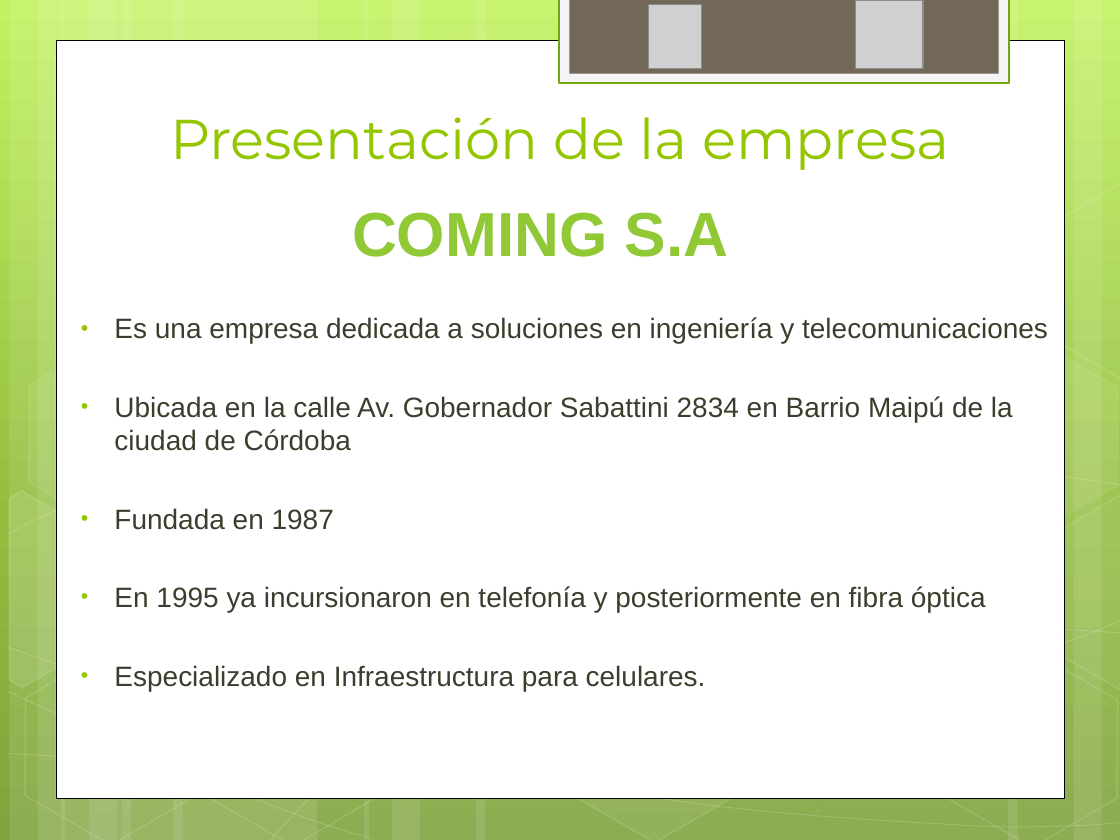
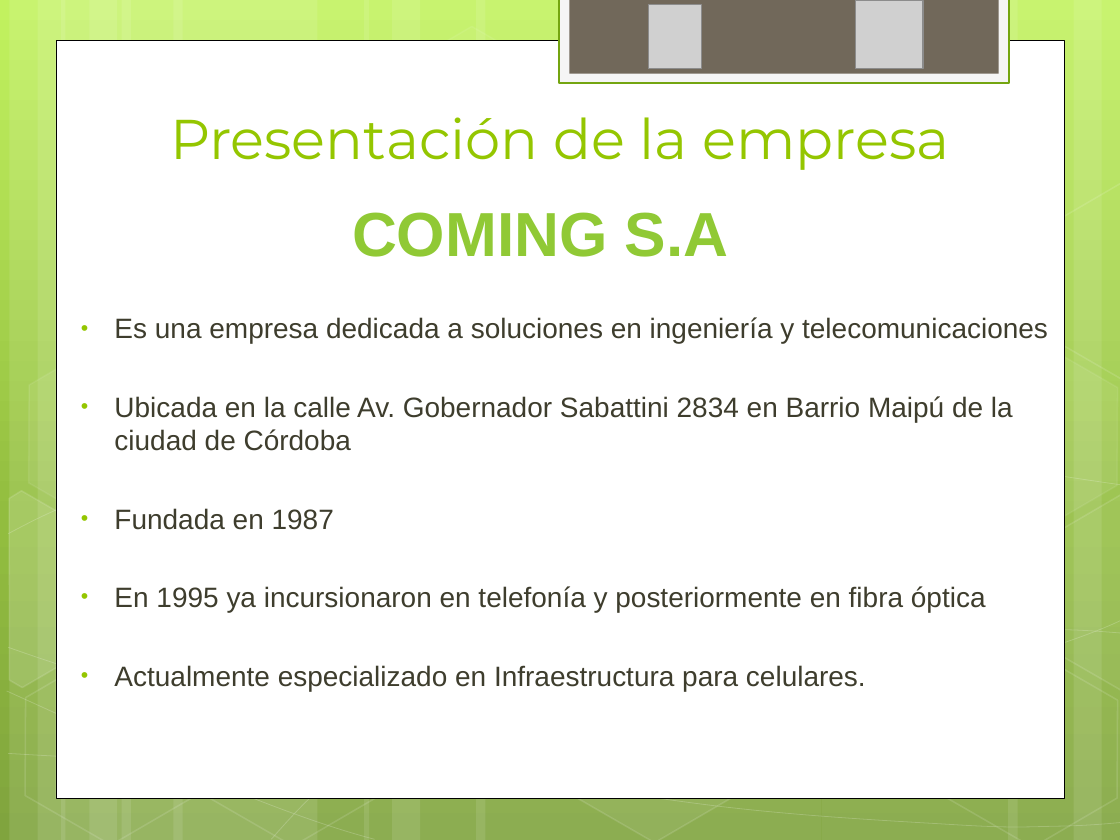
Before and after one commit to ptissera/habilitacion-profesional-2012-4k4, a slide deck: slide 4 of Documentacion/Proyecto/Presentacion Final/Exposicion Final.pptx. Drawn at 1120x840 pixels with LibreOffice and Linux fonts; fonts in the diff are those of the drawing; grey boxes stand for pictures. Boxes give left, top, right and bottom in pixels: in the first picture for what was removed or moved away, otherwise in the second. Text is boxed around its words. In the diff, an @@ line names an element or a change of style, - is before the commit and + after.

```diff
--- a/Documentacion/Proyecto/Presentacion Final/Exposicion Final.pptx
+++ b/Documentacion/Proyecto/Presentacion Final/Exposicion Final.pptx
@@ text at (114,665,866,691): text changed @@
-• Especializado en Infraestructura para celulares.
+• Actualmente especializado en Infraestructura para celulares.
```
Also in this commit, not shown: 4 other slides changed.
